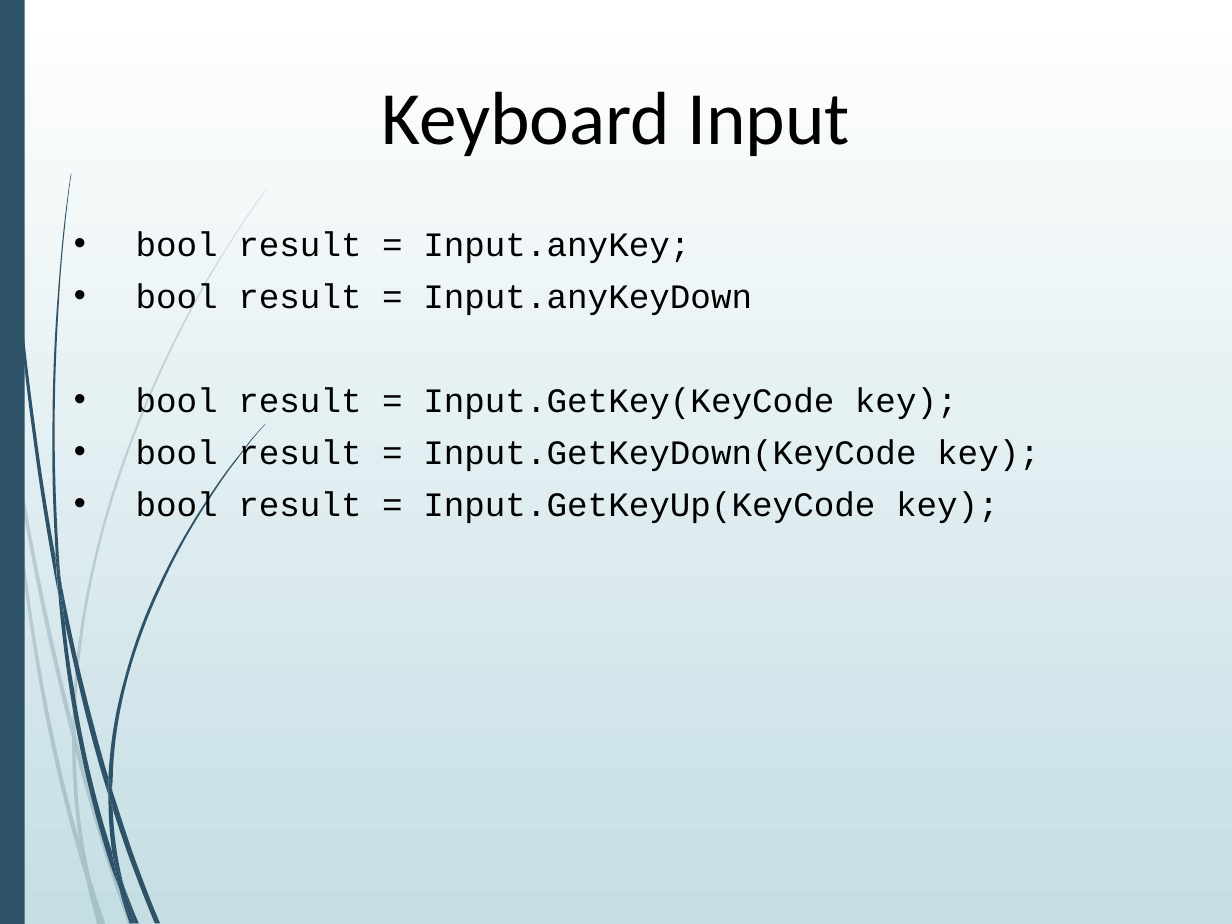
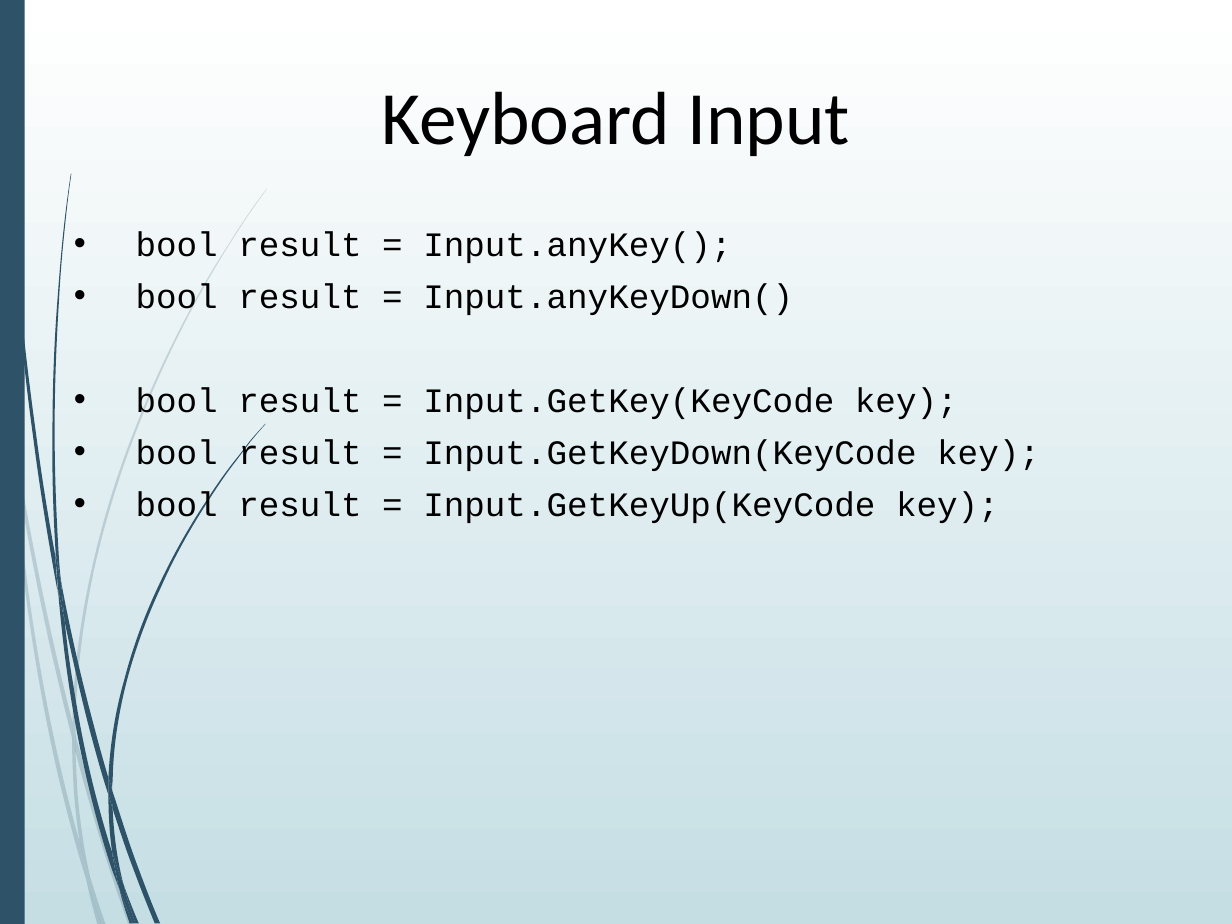
Before and after one commit to AGGP-NHTI/AGGP101c, a slide deck: slide 4 of LABS/LAB03/LAB03_Input.pptx (slide 3 before the commit). Drawn at 1232x924 pixels with LibreOffice and Linux fonts; fonts in the diff are those of the drawing. Boxes give left, top, right and bottom in pixels: in the first picture for what was removed or moved away, otherwise in the second. Text is boxed around its words. In the diff, an @@ line names an element or a change of style, - is before the commit and + after.

```diff
--- a/LABS/LAB03/LAB03_Input.pptx
+++ b/LABS/LAB03/LAB03_Input.pptx
@@ text at (x1=136, y1=231, x2=793, y2=315): text changed @@
-• bool result = Input.anyKey;
-• bool result = Input.anyKeyDown
+• bool result = Input.anyKey();
+• bool result = Input.anyKeyDown()
```
Also in this commit, not shown: 1 other slide changed, 1 slide added, 9 other files.
